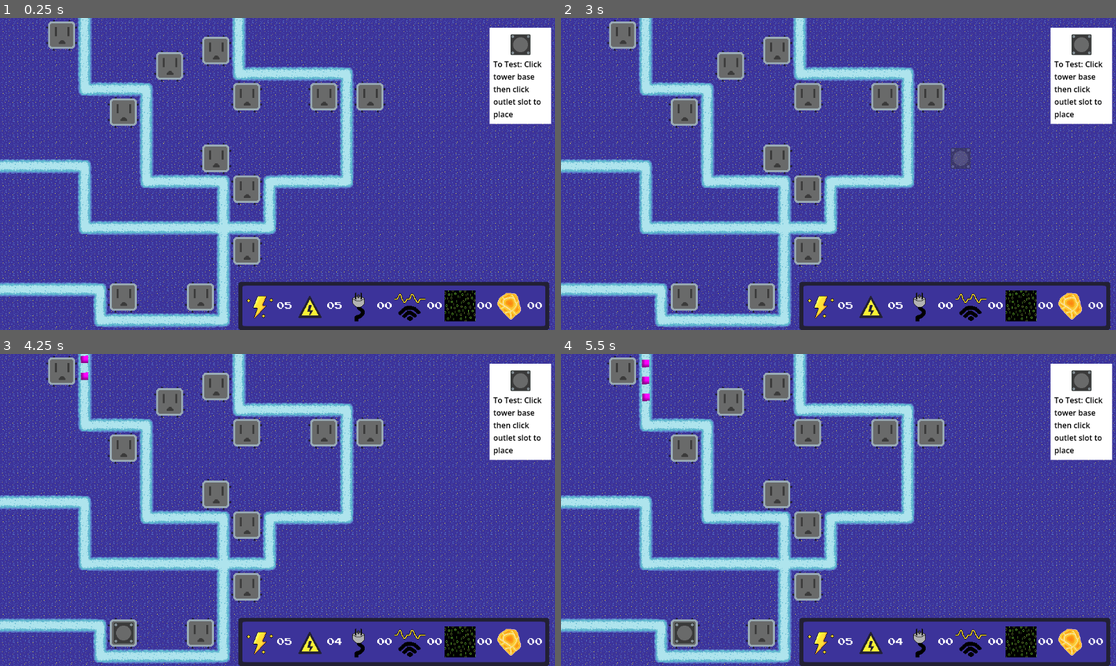
Above: before the commit, frames 1-4 (two rows, left to right).
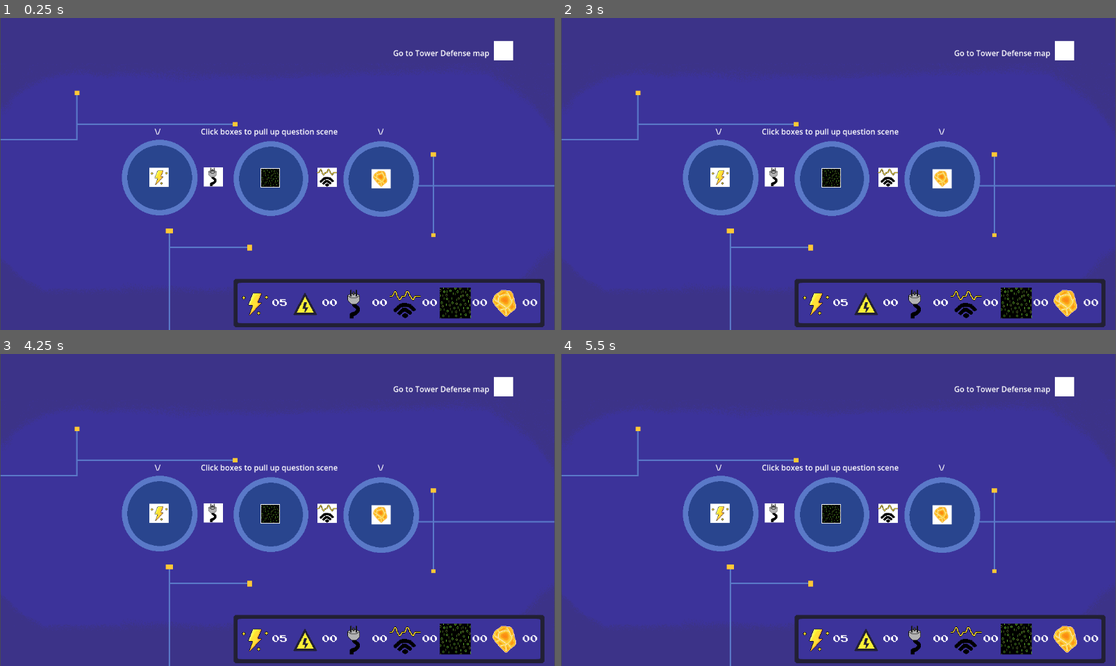
Above: after the commit, the same moments.

Repository: CalebJoines/Computer-Castle
Game: Godot game, scene res://Scenes/resource_picker.tscn
The game is run twice, just before and just after one commit, with the same random seed, the same clock (stepped at 60 frames per second) and the same inputs. Before the commit the project starts from res://Scenes/game.tscn.
Inputs (mouse positions are in pixels of both pictures, inside the frame that each line leads up to):
- Up to frame 1 (0.25 s): no input
- Up to frame 2 (3 s): click (1082, 46) at 0.52 s; click (1082, 46) at 1.27 s; click (1082, 46) at 2.02 s; tap Enter at 2.75 s; move the mouse to (960, 158) at 2.77 s; click (960, 158) at 2.92 s
- Up to frame 3 (4.25 s): tap Space at 3.5 s; drag from (166, 525) to (122, 634) at 3.52 s
- Up to frame 4 (5.5 s): click (683, 634) at 4.42 s; drag from (810, 572) to (683, 634) at 5.02 s

The runs differ from the first frame. In frame 1, 36% of the frame differs, in the area x 0-100%, y 0-100%; in frame 2, 36%; in frame 3, 36%; in frame 4, 36%.

Commit message:
arbitraty change

Diff:
--- a/computer-castle-/Scripts/resource_manager.gd
+++ b/computer-castle-/Scripts/resource_manager.gd
@@ -1,7 +1,7 @@
 extends Node
 
 # RESOURCE VALUES
-var volts : int = 5
+var volts : int = 0
 var data : int = 0
 var circuits : int = 0
 var bandwidth : int = 0
--- a/computer-castle-/project.godot
+++ b/computer-castle-/project.godot
@@ -11,7 +11,7 @@
 [application]
 
 config/name="Computer Castle"
-run/main_scene="uid://cnmidqlvhn5bl"
+run/main_scene="uid://ch3fckar38htm"
 config/features=PackedStringArray("4.6", "Forward Plus")
 config/icon="res://icon.svg"
 
